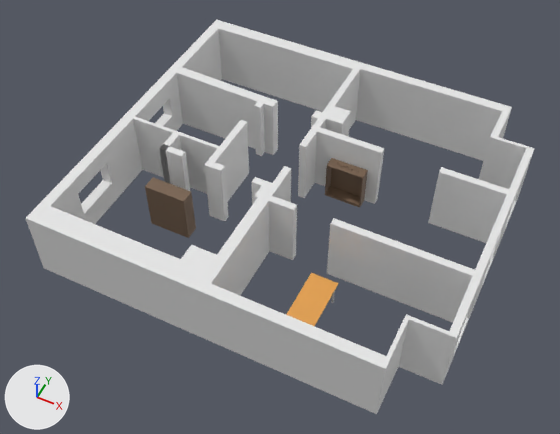
The glTF model GLTF/House.glb, before and after one commit.
Camera for both pictures: a 50 mm camera at (6.22, -13.81, 16.31) aimed at (-0.09, -1.18, 0.53). Lighting does not change. The marker at lower left points along +X, +Y and +Z. Where no turn or scale is listed for an object, it has been applied to the vertices.

In view in the first picture: 'Desk', 'RegalDami', 'Vitrine', 'Walls'.
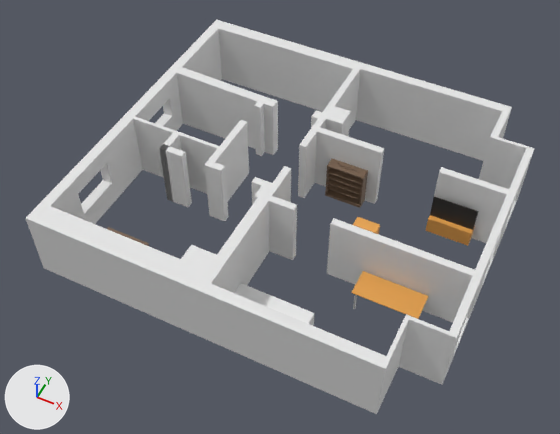
What the commit changed:
Material 'MaterialBett' (mat_materialbett) is new.
Its base color is (0.875, 0.875, 0.875) (white #f0f0f0).
Material 'MaterialTV' (mat_materialtv) is new.
Its base color is (0.0186, 0.0186, 0.0186) (black #252525).
Mesh me_meshbett is new.
It is a box spanning x -1.03..1.03, y -0.72..0.72, z 0.0..0.5.
It uses material mat_materialbett (white #f0f0f0).
Mesh me_tv is new.
It consists of a box spanning x -0.61..0.61, y -0.003..0.007, z 0.5..1.23, material slot 0; a box spanning x -0.61..0.61, y -0.152..0.148, z 0.0..0.5, material slot 1.
It uses material mat_materialtv (black #252525).
It uses material mat_materialdeskplate (orange #e7a34d).
Mesh me_regalchuku is new.
It has 48 vertices, 112 faces and spans x -0.3..0.3, y -0.15..0.15, z 0.0..2.0.
It uses material mat_materialdeskplate (orange #e7a34d).
Object 'Desk' (ob_desk) moves from (1.92, -3.55, 0.0) to (3.56, -2.41, 0.0).
Object 'Desk' (ob_desk) turns from (0, 0, 0) to (0, 0, 90) degrees about x, y and z.
Object 'RegalDami' (ob_regaldami) moves from (1.03, 0.7, 0.0) to (1.04, 0.72, 0.0).
Object 'Vitrine' (ob_vitrine) moves from (-2.8, -2.38, 0.0) to (-2.84, -4.38, 0.0).
Object 'Bett' (ob_bett) is new; it shows me_meshbett.
Its location is (1.04, -4.33, 0.0).
Object 'TV' (ob_tv) is new; it shows me_tv.
Its location is (4.14, 0.74, 0.0).
Object 'RegalChuku' (ob_regalchuku) is new; it shows me_regalchuku.
Its location is (2.51, -1.64, 0.0).

What differs and where, as boxes (x1, y1, x2, y2) in the pictures (560 x 434 px):
'Desk', moved, turned
    before: (286, 273, 338, 326)
    after: (351, 271, 429, 319)
'Vitrine', moved
    before: (145, 177, 196, 238)
    after: (107, 227, 149, 246)
'TV', added
    after: (426, 197, 478, 246)
    faces in mat_materialtv (black #252525): (430, 197, 478, 230)
    faces in mat_materialdeskplate (orange #e7a34d): (426, 215, 475, 246)
'RegalDami', moved
    before: (325, 158, 368, 208)
    after: (325, 159, 368, 208)
'Bett', added
    after: (234, 283, 314, 326)
'RegalChuku', added
    after: (353, 217, 380, 234)
